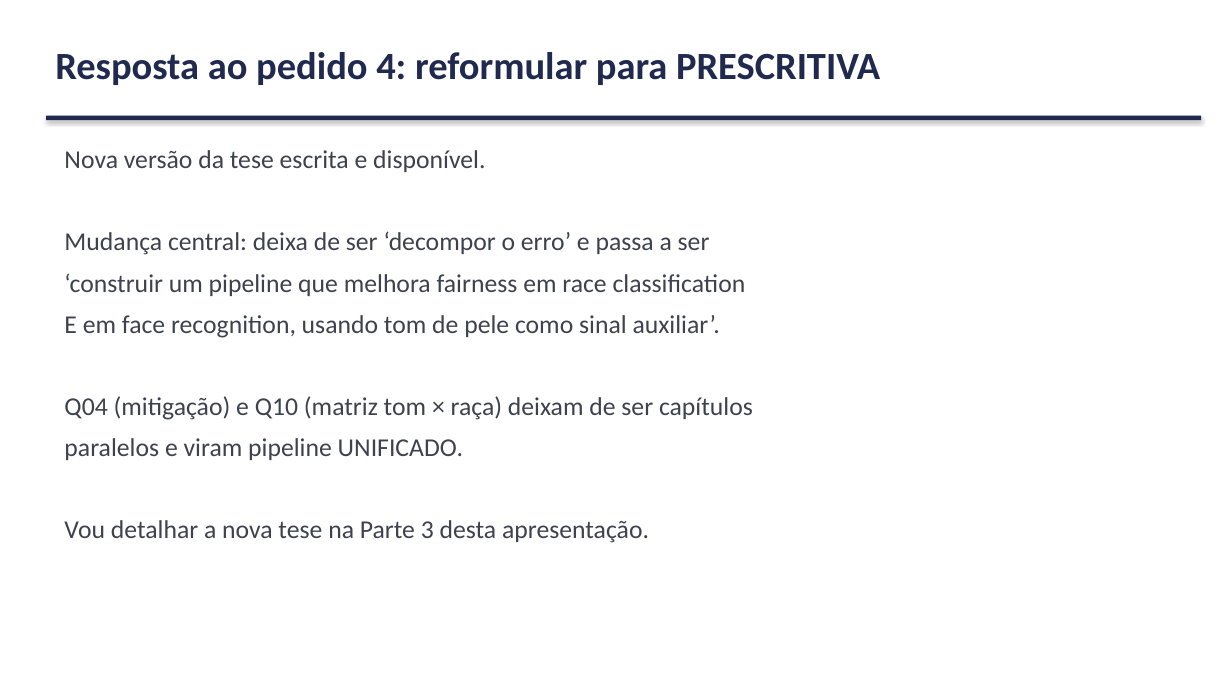
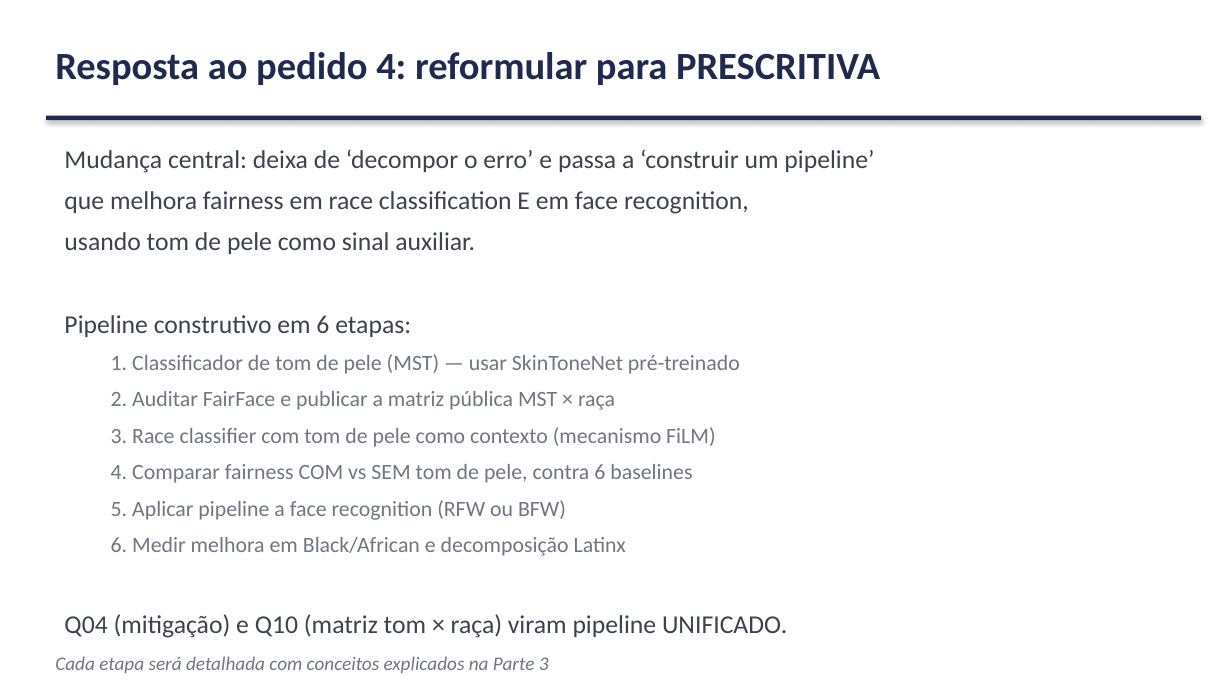
Before and after one commit to marcellozzetti/Facial-Recognition-Models-Mitigating-Bias, a slide deck: slide 11 of docs/ativo/material_reuniao_orientador_v3.2.1.pptx. Drawn at 1232x693 pixels with LibreOffice and Linux fonts; fonts in the diff are those of the drawing. Boxes give left, top, right and bottom in pixels: in the first picture for what was removed or moved away, otherwise in the second. Text is boxed around its words. In the diff, an @@ line names an element or a change of style, - is before the commit and + after.

```diff
--- a/docs/ativo/material_reuniao_orientador_v3.2.1.pptx
+++ b/docs/ativo/material_reuniao_orientador_v3.2.1.pptx
@@ text at [64, 149, 874, 638]: text changed; size 20 to 17 pt; text colour #3D424E to #707682 @@
-Nova versão da tese escrita e disponível.
-Mudança central: deixa de ser ‘decompor o erro’ e passa a ser
-‘construir um pipeline que melhora fairness em race classification
-E em face recognition, usando tom de pele como sinal auxiliar’.
-Q04 (mitigação) e Q10 (matriz tom × raça) deixam de ser capítulos
-paralelos e viram pipeline UNIFICADO.
-Vou detalhar a nova tese na Parte 3 desta apresentação.
+Mudança central: deixa de ‘decompor o erro’ e passa a ‘construir um pipeline’
+que melhora fairness em race classification E em face recognition,
+usando tom de pele como sinal auxiliar.
+Pipeline construtivo em 6 etapas:
+  1. Classificador de tom de pele (MST) — usar SkinToneNet pré-treinado
+  2. Auditar FairFace e publicar a matriz pública MST × raça
+  3. Race classifier com tom de pele como contexto (mecanismo FiLM)
+  4. Comparar fairness COM vs SEM tom de pele, contra 6 baselines
+  5. Aplicar pipeline a face recognition (RFW ou BFW)
+  6. Medir melhora em Black/African e decomposição Latinx
+Q04 (mitigação) e Q10 (matriz tom × raça) viram pipeline UNIFICADO.
@@ text added at [55, 656, 549, 673], 15 pt, text #707682, italic @@
+Cada etapa será detalhada com conceitos explicados na Parte 3
```
Also in this commit, not shown: 1 other file.
